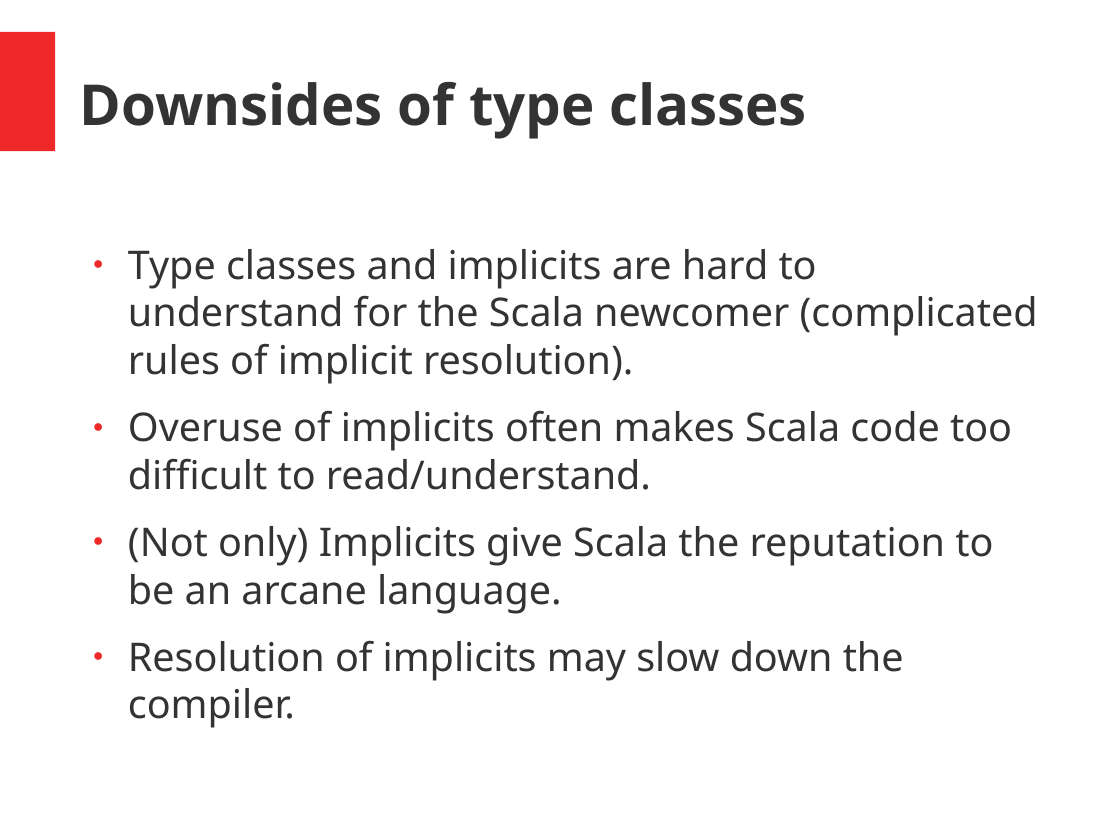
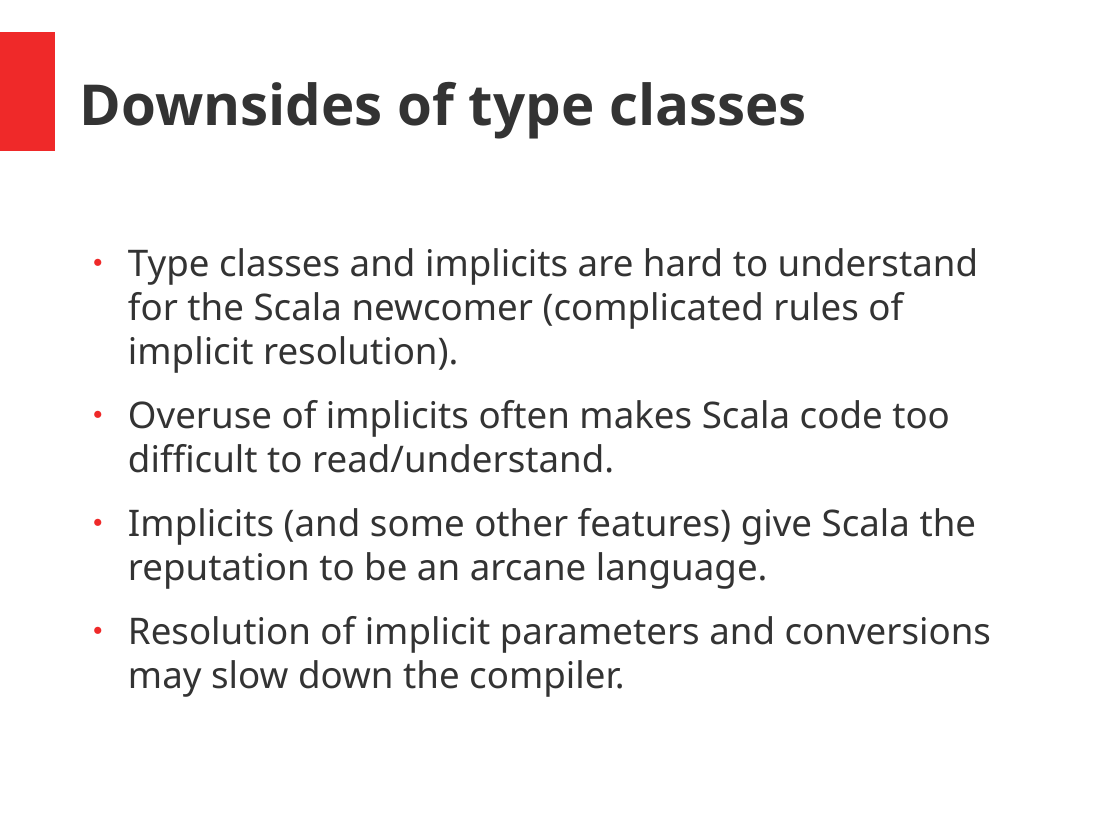
Before and after one commit to hermannhueck/typeclasses, a slide deck: slide 37 of Slides/TypeClasses.pptx (slide 34 before the commit). Drawn at 1120x840 pixels with LibreOffice and Linux fonts; fonts in the diff are those of the drawing. Boxes give left, top, right and bottom in pixels: in the first picture for what was removed or moved away, otherwise in the second. Text is boxed around its words. In the diff, an @@ line names an element or a change of style, - is before the commit and + after.

```diff
--- a/Slides/TypeClasses.pptx
+++ b/Slides/TypeClasses.pptx
@@ text at (x1=128, y1=248, x2=978, y2=473): size 28 to 26 pt in "Type classes and implicits are hard to ...", "Overuse of implicits often makes Scala code ..."; indent changed @@
@@ text at (x1=128, y1=508, x2=991, y2=697): text changed; size 28 to 26 pt @@
-● (Not only) Implicits give Scala the reputation to be an arcane language.
-● Resolution of implicits may slow down the compiler.
+● Implicits (and some other features) give Scala the reputation to be an arcane language.
+● Resolution of implicit parameters and conversions may slow down the compiler.
```
Also in this commit, not shown: 34 other slides changed, 1 slide added, 1 other file.
